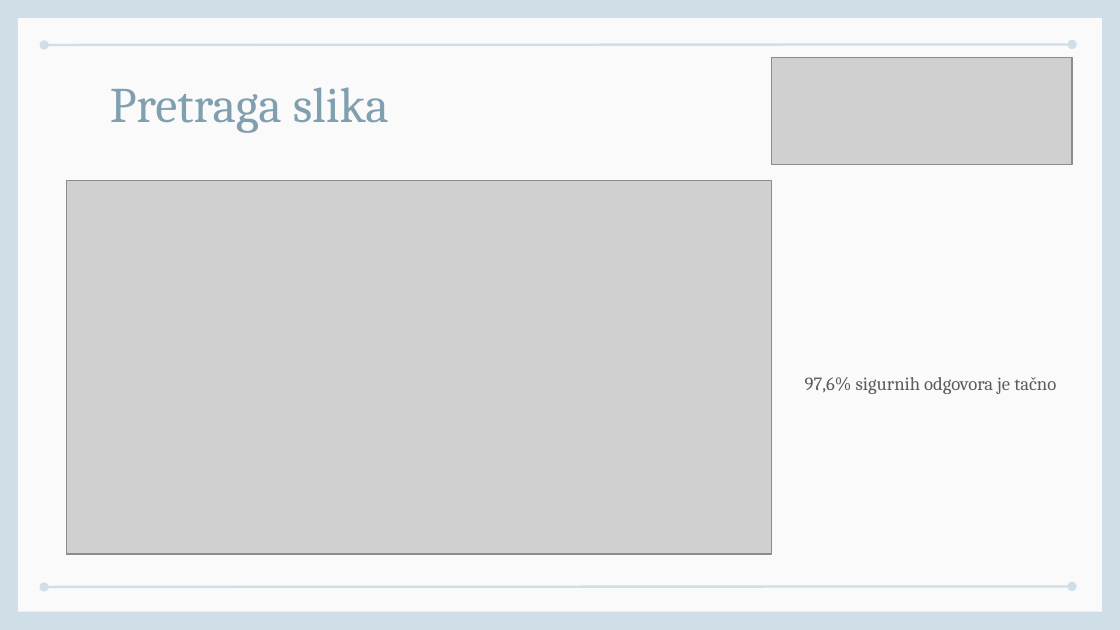
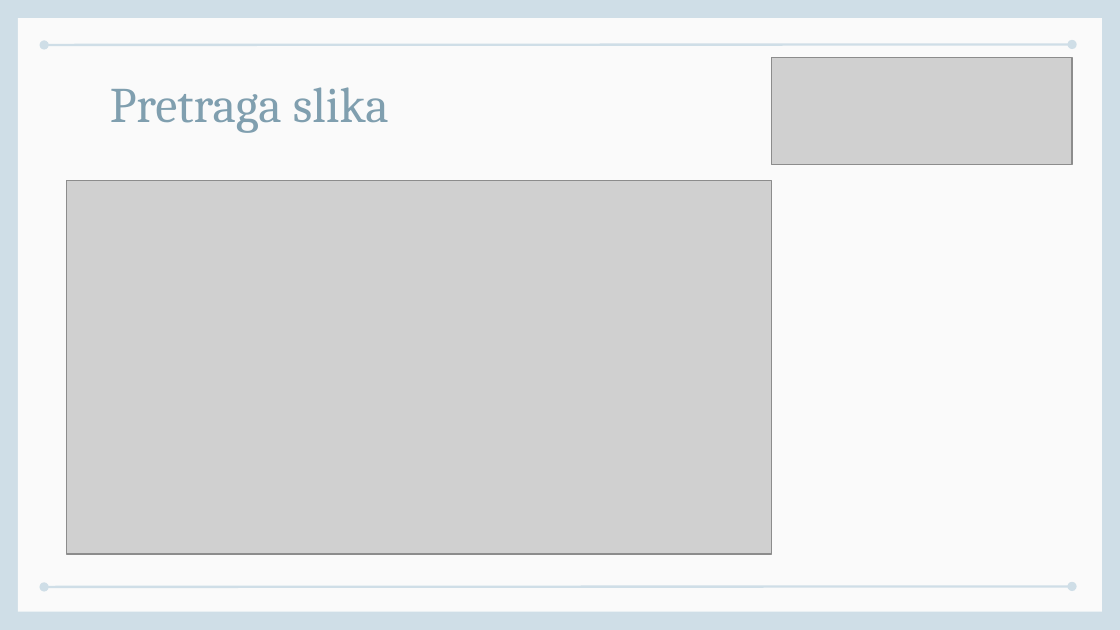
Before and after one commit to MirjanaPanic/Multimodal-RAG-system, a slide deck: slide 13 of Diplomski - MRAG.odp. Drawn at 1120x630 pixels with LibreOffice and Linux fonts; fonts in the diff are those of the drawing; grey boxes stand for pictures. Boxes give left, top, right and bottom in pixels: in the first picture for what was removed or moved away, otherwise in the second. Text is boxed around its words. In the diff, an @@ line names an element or a change of style, - is before the commit and + after.

```diff
--- a/Diplomski - MRAG.odp
+++ b/Diplomski - MRAG.odp
@@ text removed at [805, 377, 1056, 394] @@
-97,6% sigurnih odgovora je tačno
```
Also in this commit, not shown: 1 other slide changed.
